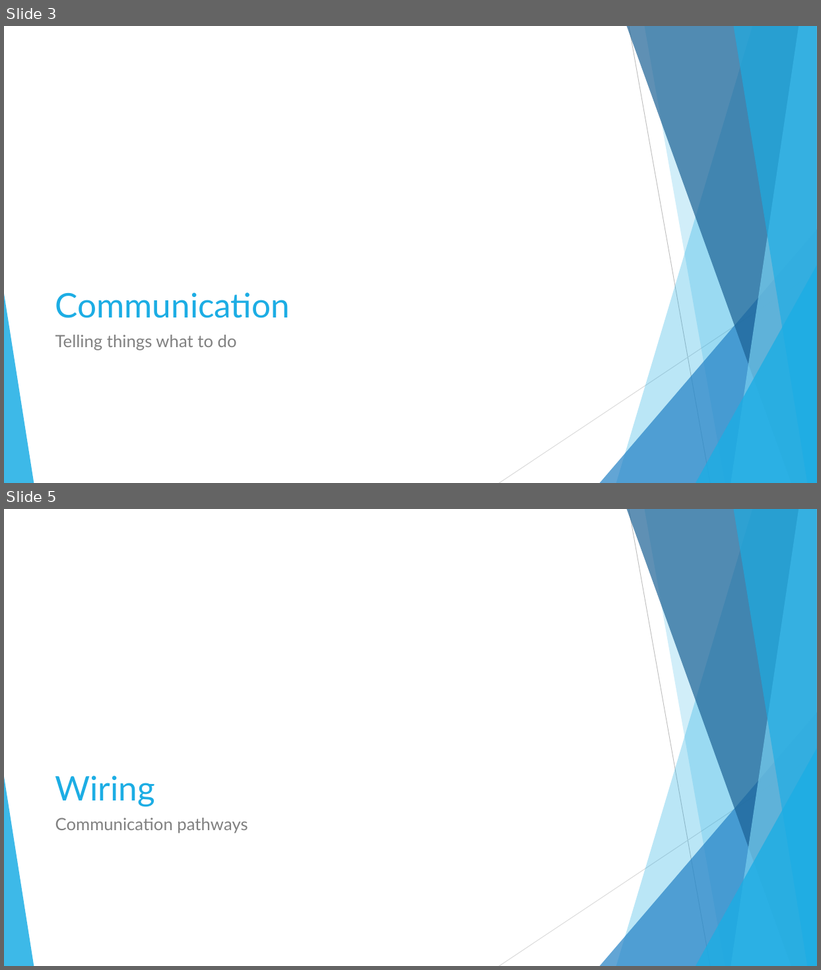
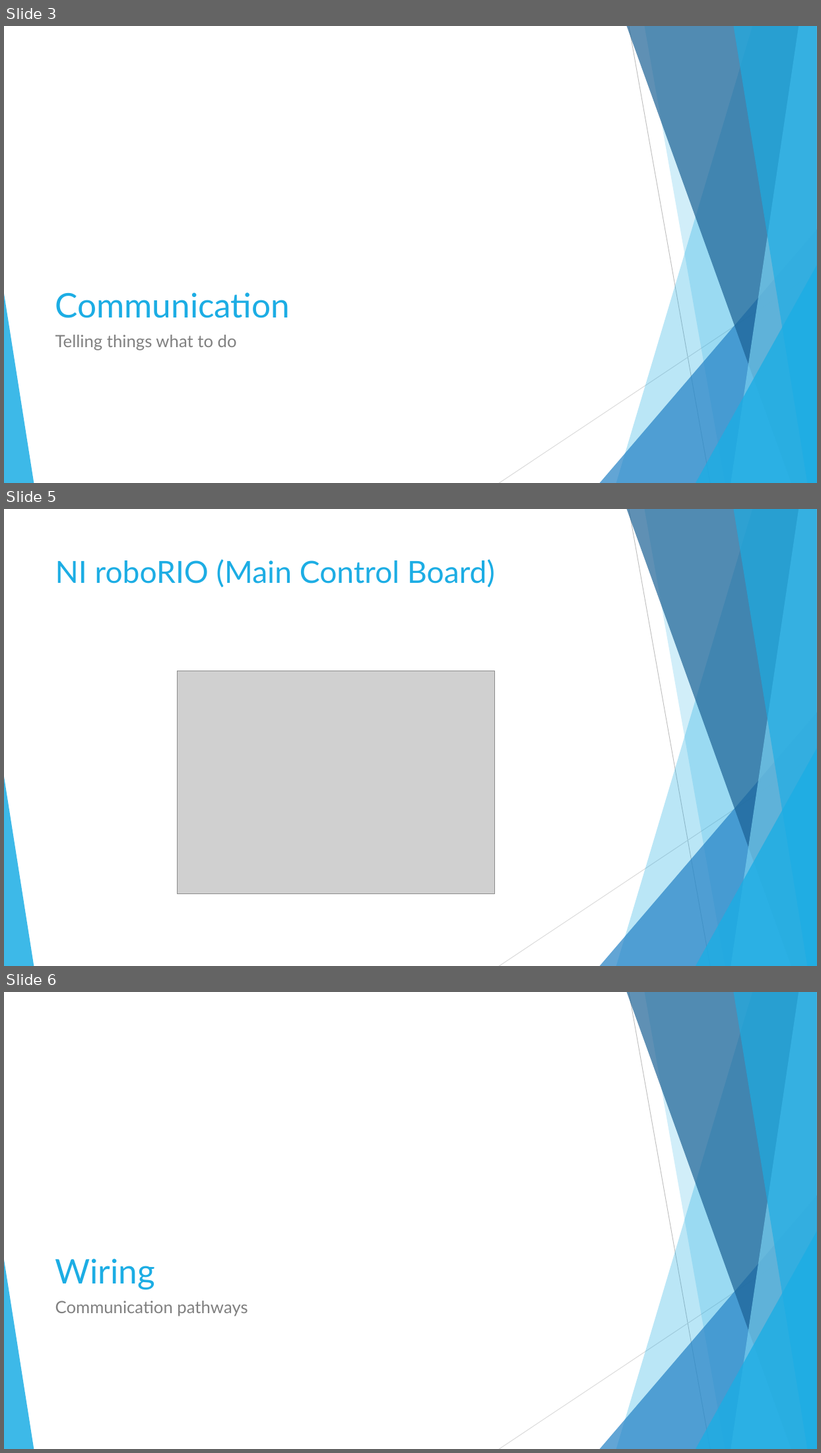
Before and after one commit to RoboEagles/Resources, a slide deck: Lessons/Control Systems.pptx. Shown one above the other, each under a label of ours: slides 3 and 5 before the commit, slides 3, 5 and 6 after it; the slides between them are not shown. The pictures are 821x970 and 821x1453 pixels, drawn with LibreOffice and Linux fonts; fonts in the diff are those of the drawing; grey boxes stand for pictures. Boxes give left, top, right and bottom in pixels: in the first picture for what was removed or moved away, otherwise in the second. Text is boxed around its words. In the diff, an @@ line names an element or a change of style, - is before the commit and + after.

Commit message:
CS_PPT

```diff
--- a/Lessons/Control Systems.pptx
+++ b/Lessons/Control Systems.pptx
@@ slide 5 added at box(4, 509, 817, 966), background #FFFFFF; not listed: 10 template elements that a slide beside it also shows @@
@@ title added at box(55, 559, 495, 588), 36 pt, text #1CADE4 @@
+NI roboRIO (Main Control Board)
@@ picture added at box(177, 671, 495, 894) @@
@@ what was slide 5 is now slide 6 @@
```
Also in this commit, not shown: 8 other slides added, 1 slide removed.
